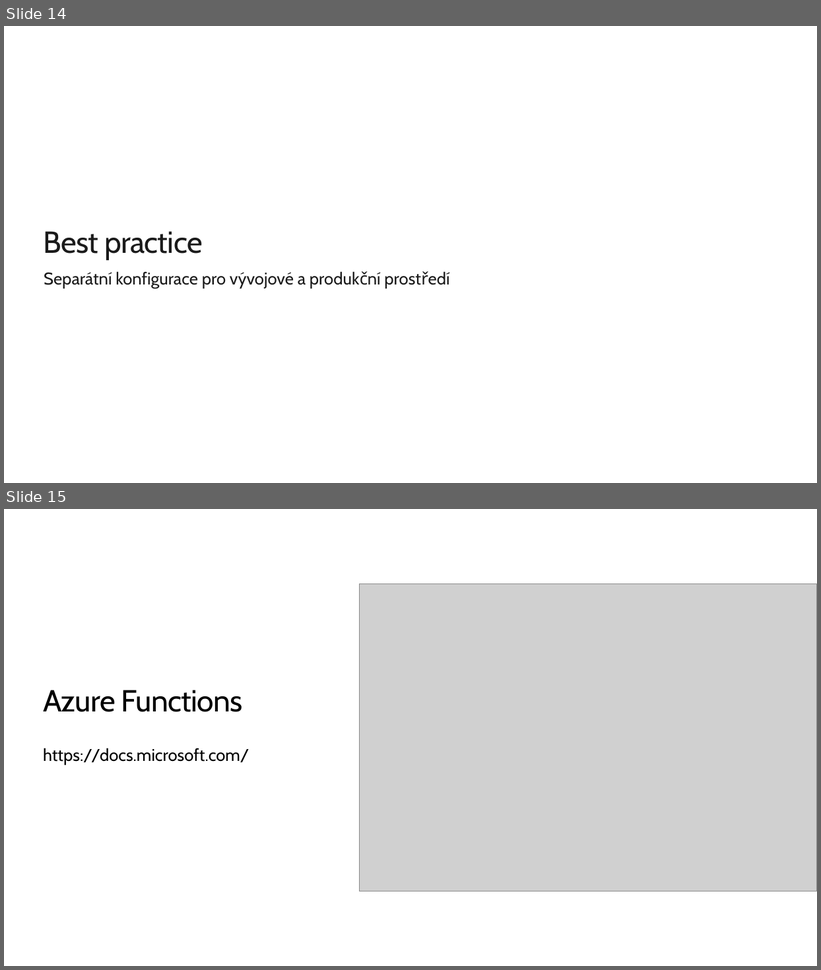
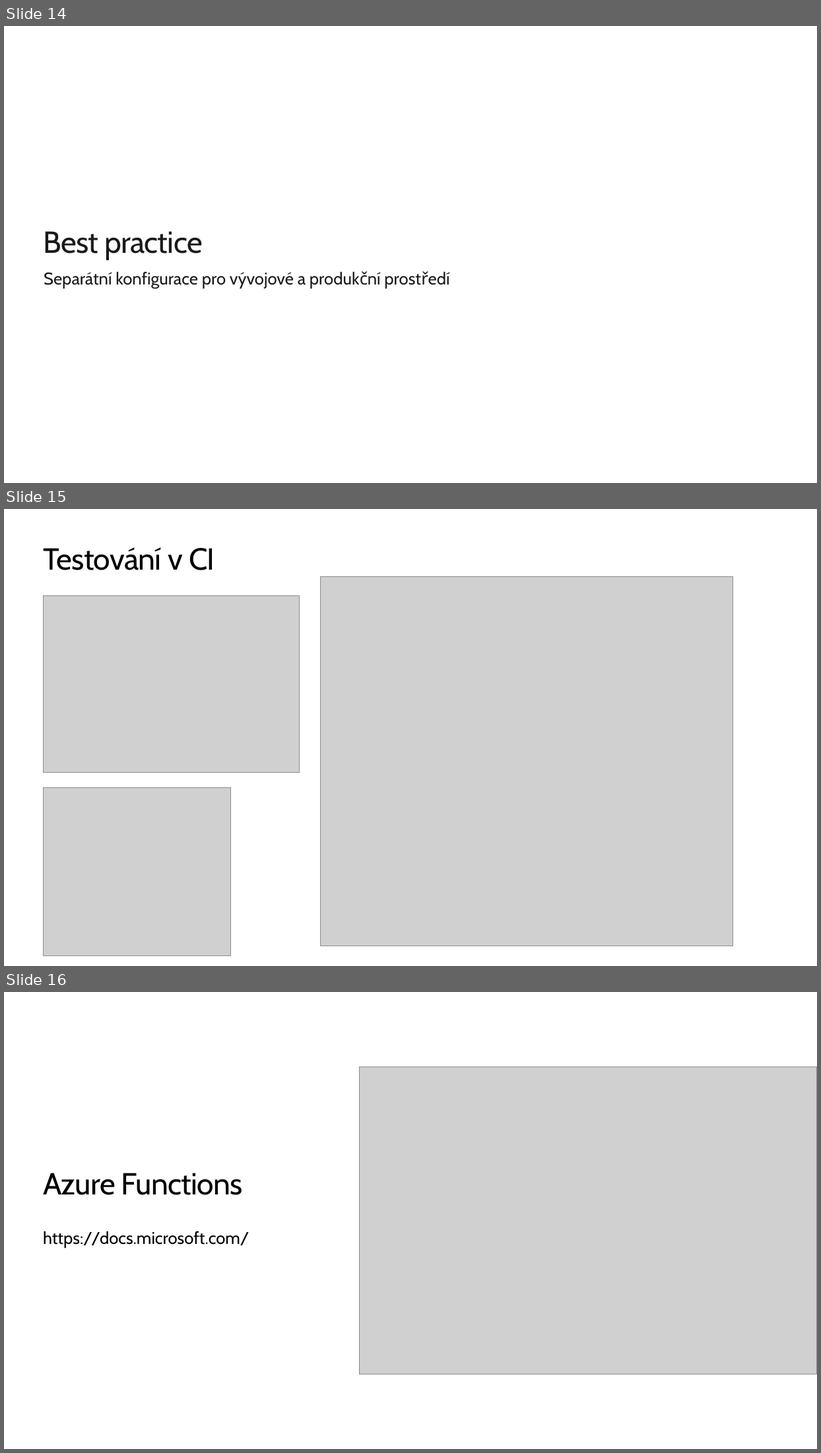
Before and after one commit to skalahonza/VACD2020, a slide deck: slides/Presentation.pptx. Shown one above the other, each under a label of ours: slides 14 and 15 before the commit, slides 14, 15 and 16 after it. The pictures are 821x970 and 821x1453 pixels, drawn with LibreOffice and Linux fonts; fonts in the diff are those of the drawing; grey boxes stand for pictures; background and template pictures are left out. Boxes give left, top, right and bottom in pixels: in the first picture for what was removed or moved away, otherwise in the second. Text is boxed around its words. In the diff, an @@ line names an element or a change of style, - is before the commit and + after.

```diff
--- a/slides/Presentation.pptx
+++ b/slides/Presentation.pptx
@@ slide 15 added at (4, 509, 817, 966), background #FFFFFF @@
@@ title added at (43, 547, 215, 570), 36 pt, text #000000 @@
+Testování v CI
@@ picture added at (321, 577, 733, 947) @@
@@ picture added at (43, 595, 299, 773) @@
@@ picture added at (43, 788, 230, 956) @@
@@ what was slide 15 is now slide 16 @@
```
Also in this commit, not shown: 1 slide changed.
